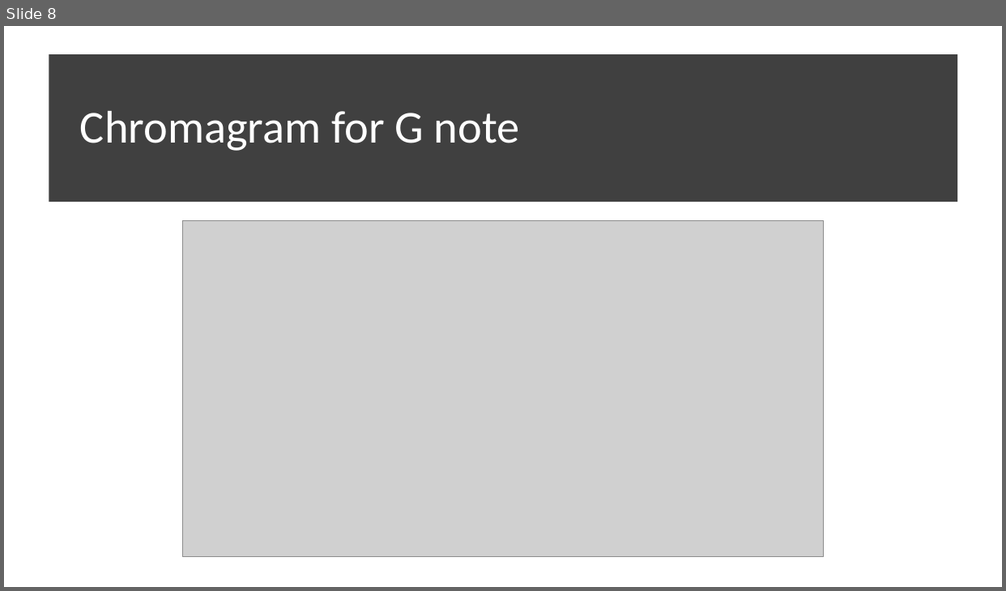
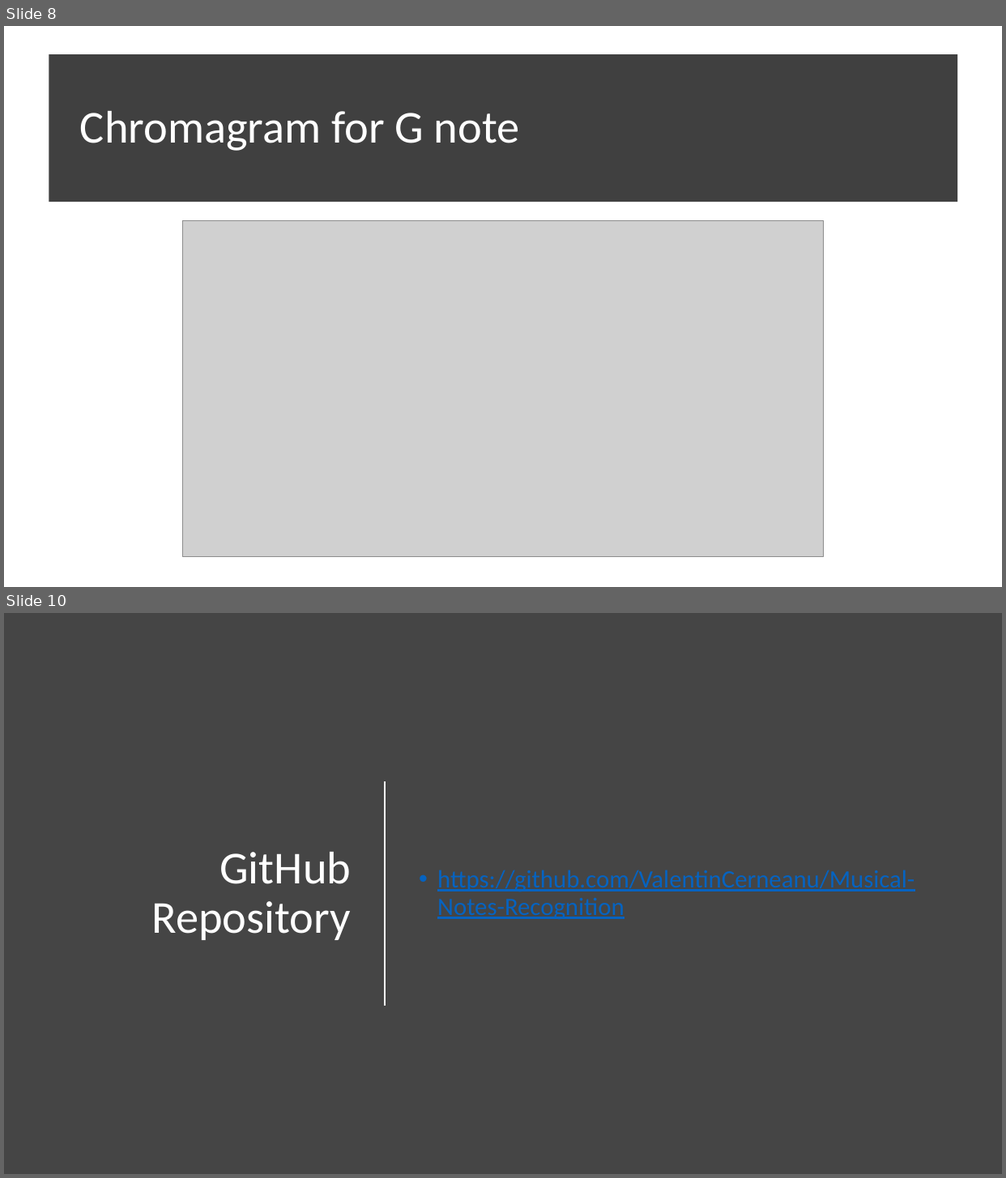
Before and after one commit to ValentinCerneanu/Musical-Notes-Recognition, a slide deck: Musical Notes Recognition.pptx. Shown one above the other, each under a label of ours: slide 8 before the commit, slides 8 and 10 after it; the slides between them are not shown. The pictures are 1006x591 and 1006x1178 pixels, drawn with LibreOffice and Linux fonts; fonts in the diff are those of the drawing; grey boxes stand for pictures. Boxes give left, top, right and bottom in pixels: in the first picture for what was removed or moved away, otherwise in the second. Text is boxed around its words. In the diff, an @@ line names an element or a change of style, - is before the commit and + after.

```diff
--- a/Musical Notes Recognition.pptx
+++ b/Musical Notes Recognition.pptx
@@ slide 10 added at [4, 613, 1002, 1174], background #454545 @@
@@ line added from (385, 781) to (385, 1006), #FFFFFF 1.25 pt @@
@@ title added at [151, 852, 351, 940], 44 pt, text #FFFFFF @@
+GitHub Repository
@@ text added at [437, 870, 914, 919], 24 pt, text #0563C1, underline @@
+• https://github.com/ValentinCerneanu/Musical-Notes-Recognition
```
Also in this commit, not shown: 1 other slide added, 1 other file.
